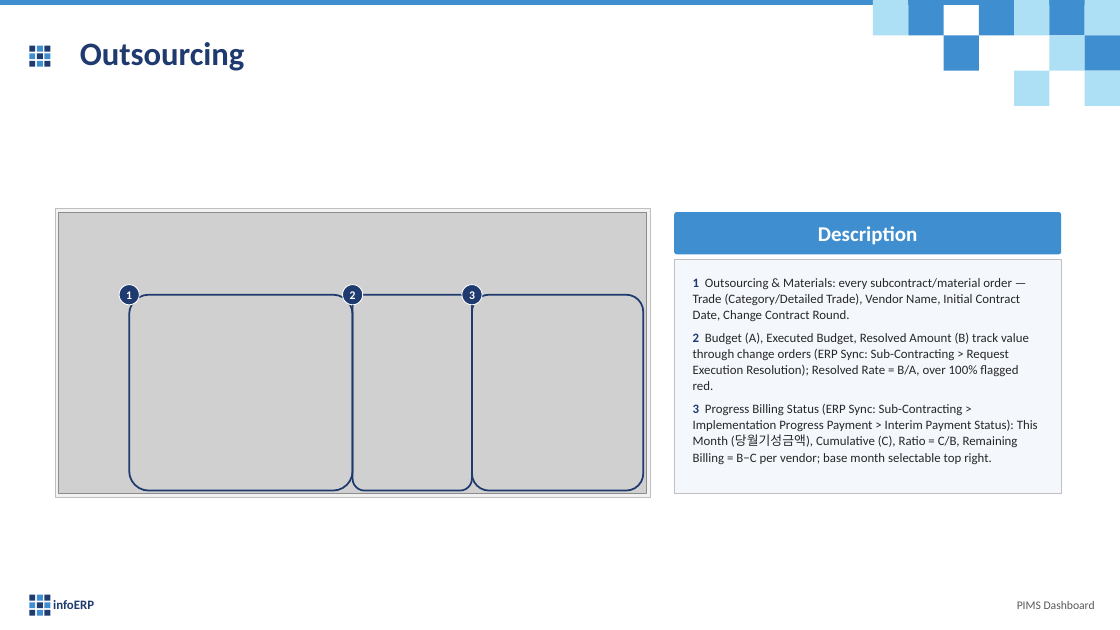
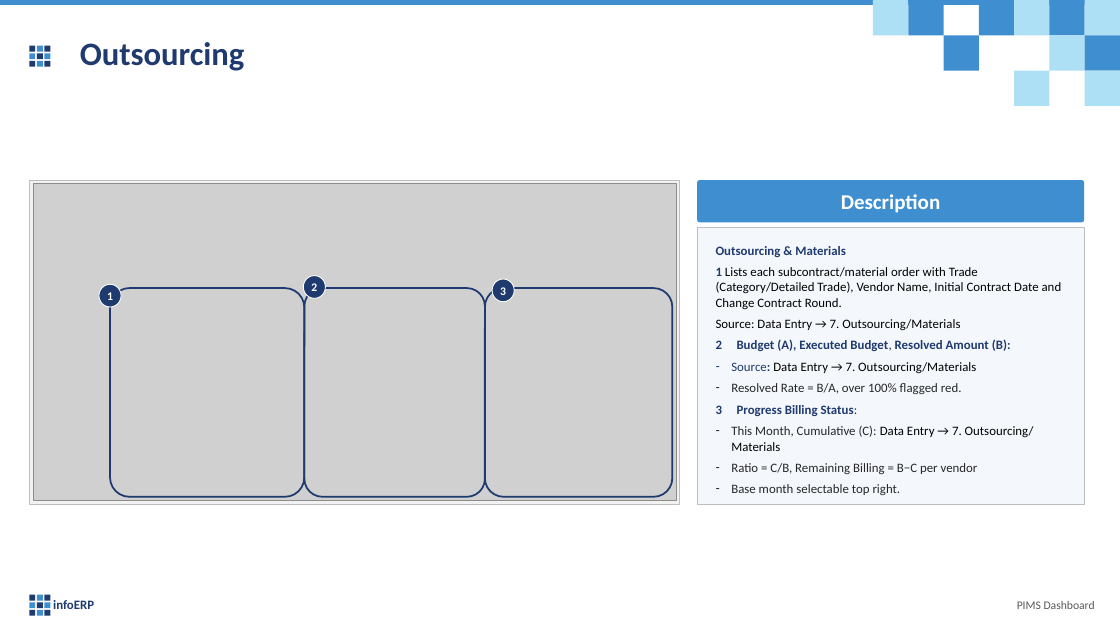
Before and after one commit to truongCLT/PIMS-DASHBOARD, a slide deck: slide 19 of docs/PIMS_Dashboard_User_Guide_Condensed.pptx (slide 18 before the commit). Drawn at 1120x630 pixels with LibreOffice and Linux fonts; fonts in the diff are those of the drawing; grey boxes stand for pictures. Boxes give left, top, right and bottom in pixels: in the first picture for what was removed or moved away, otherwise in the second. Text is boxed around its words. In the diff, an @@ line names an element or a change of style, - is before the commit and + after.

```diff
--- a/docs/PIMS_Dashboard_User_Guide_Condensed.pptx
+++ b/docs/PIMS_Dashboard_User_Guide_Condensed.pptx
@@ rectangle: place and size @@
-rectangle at [55,208,650,497]
+rectangle at [29,180,680,504]
@@ picture: place and size @@
-picture at [59,212,647,493]
+picture at [33,184,676,501]
@@ rounded rectangle "Description": place and size @@
-rounded rectangle "Description" at [675,212,1062,254]
+rounded rectangle "Description" at [697,180,1085,222]
@@ rectangle: place and size @@
-rectangle at [675,260,1062,493]
+rectangle at [697,228,1085,504]
@@ text at [716,246,1062,495]: text changed; text colour #262626 to #000000 @@
-1 Outsourcing & Materials: every subcontract/material order — Trade (Category/Detailed Trade), Vendor Name, Initial Contract Date, Change Contract Round.
-2 Budget (A), Executed Budget, Resolved Amount (B) track value through change orders (ERP Sync: Sub-Contracting > Request Execution Resolution); Resolved Rate = B/A, over 100% flagged red.
-3 Progress Billing Status (ERP Sync: Sub-Contracting > Implementation Progress Payment > Interim Payment Status): This Month (당월기성금액), Cumulative (C), Ratio = C/B, Remaining Billing = B−C per vendor; base month selectable top right.
+Outsourcing & Materials
+1 Lists each subcontract/material order with Trade (Category/Detailed Trade), Vendor Name, Initial Contract Date and Change Contract Round.
+Source: Data Entry → 7. Outsourcing/Materials
+2 Budget (A), Executed Budget, Resolved Amount (B):
+– Source: Data Entry → 7. Outsourcing/Materials
+– Resolved Rate = B/A, over 100% flagged red.
+3 Progress Billing Status:
+– This Month, Cumulative (C): Data Entry → 7. Outsourcing/ Materials
+– Ratio = C/B, Remaining Billing = B−C per vendor
+– Base month selectable top right.
@@ ellipse "1": place and size @@
-ellipse "1" at [119,285,139,305]
+ellipse "1" at [99,284,121,307]
@@ rounded rectangle: place and size @@
-rounded rectangle at [129,295,353,491]
+rounded rectangle at [110,288,304,497]
@@ ellipse "2": place and size @@
-ellipse "2" at [343,285,363,305]
+ellipse "2" at [303,276,325,298]
@@ rounded rectangle: place and size @@
-rounded rectangle at [353,295,472,491]
+rounded rectangle at [304,288,485,497]
@@ rounded rectangle: place and size @@
-rounded rectangle at [472,295,644,491]
+rounded rectangle at [485,288,672,497]
@@ ellipse "3": place and size @@
-ellipse "3" at [462,285,482,305]
+ellipse "3" at [492,279,514,302]
```
Also in this commit, not shown: 36 other slides changed, 4 slides added, 1 slide removed, 7 other files.
